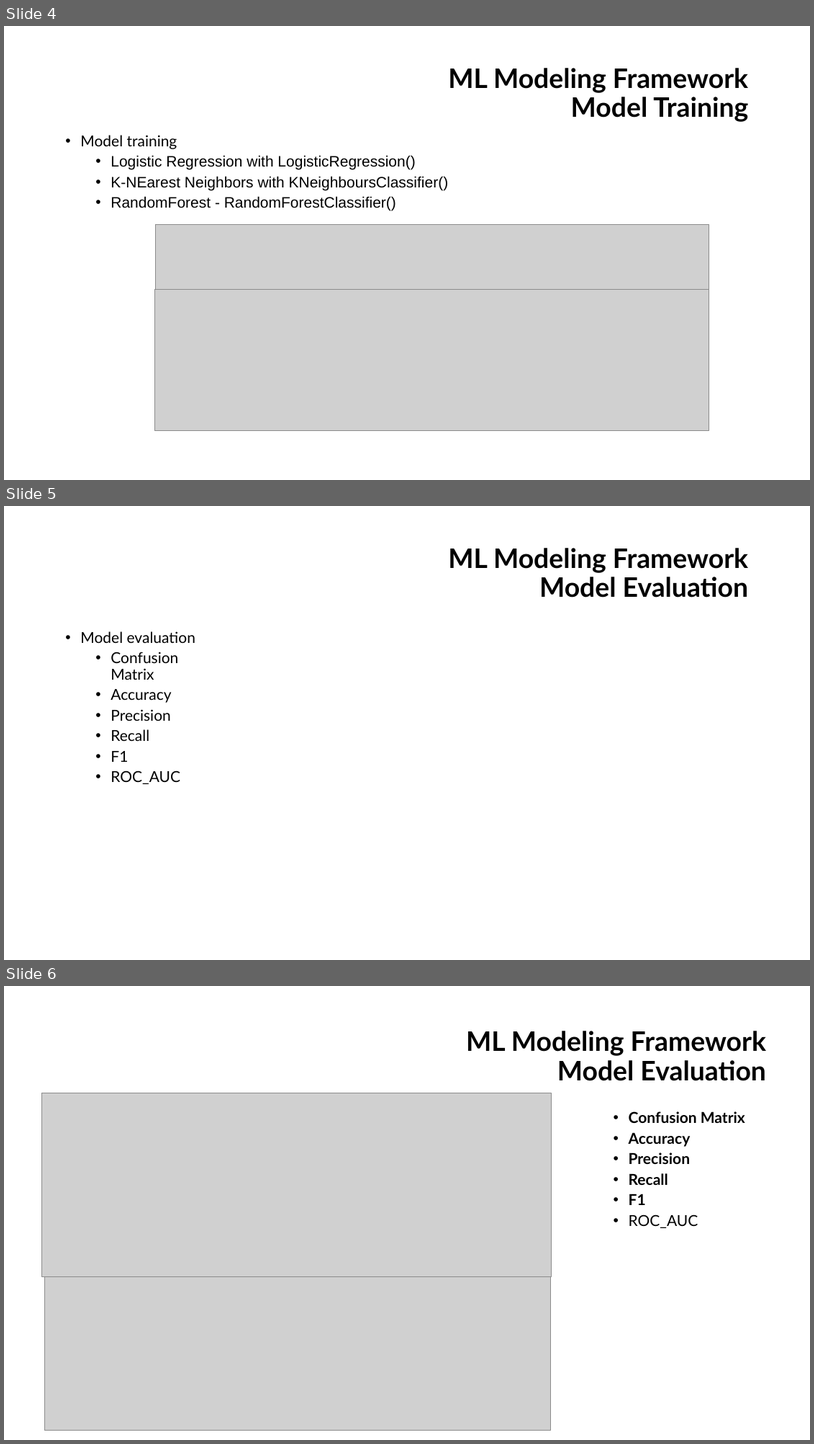
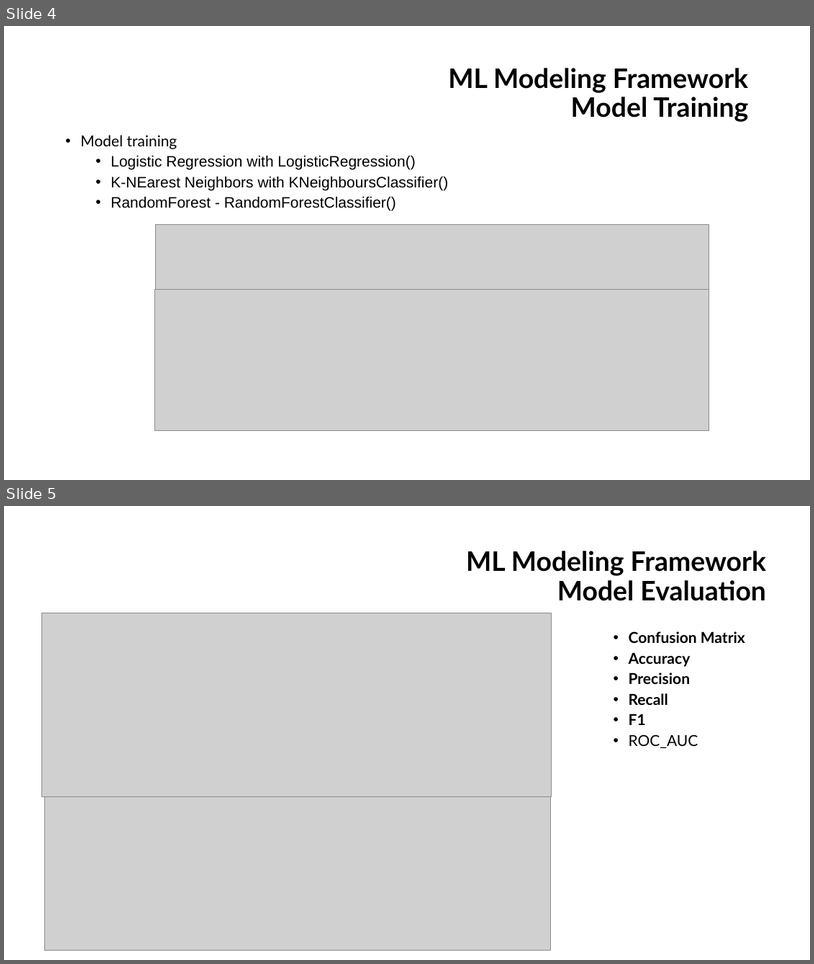
Before and after one commit to mjhihi/project4_team1, a slide deck: Mushroom Classification.pptx. Shown one above the other, each under a label of ours: slides 4, 5 and 6 before the commit, slides 4 and 5 after it. The pictures are 814x1444 and 814x964 pixels, drawn with LibreOffice and Linux fonts; fonts in the diff are those of the drawing; grey boxes stand for pictures. Boxes give left, top, right and bottom in pixels: in the first picture for what was removed or moved away, otherwise in the second. Text is boxed around its words. In the diff, an @@ line names an element or a change of style, - is before the commit and + after.

```diff
--- a/Mushroom Classification.pptx
+++ b/Mushroom Classification.pptx
@@ slide 5 removed at box(4, 506, 810, 960), background #FFFFFF @@
@@ title removed at box(448, 548, 749, 597) @@
-ML Modeling Framework
-Model Evaluation
@@ text removed at box(80, 631, 196, 784) @@
-• Model evaluation
-  • Confusion Matrix
-  • Accuracy
-  • Precision
-  • Recall
-  • F1
-  • ROC_AUC
@@ what was slide 6 is now slide 5 @@
```
